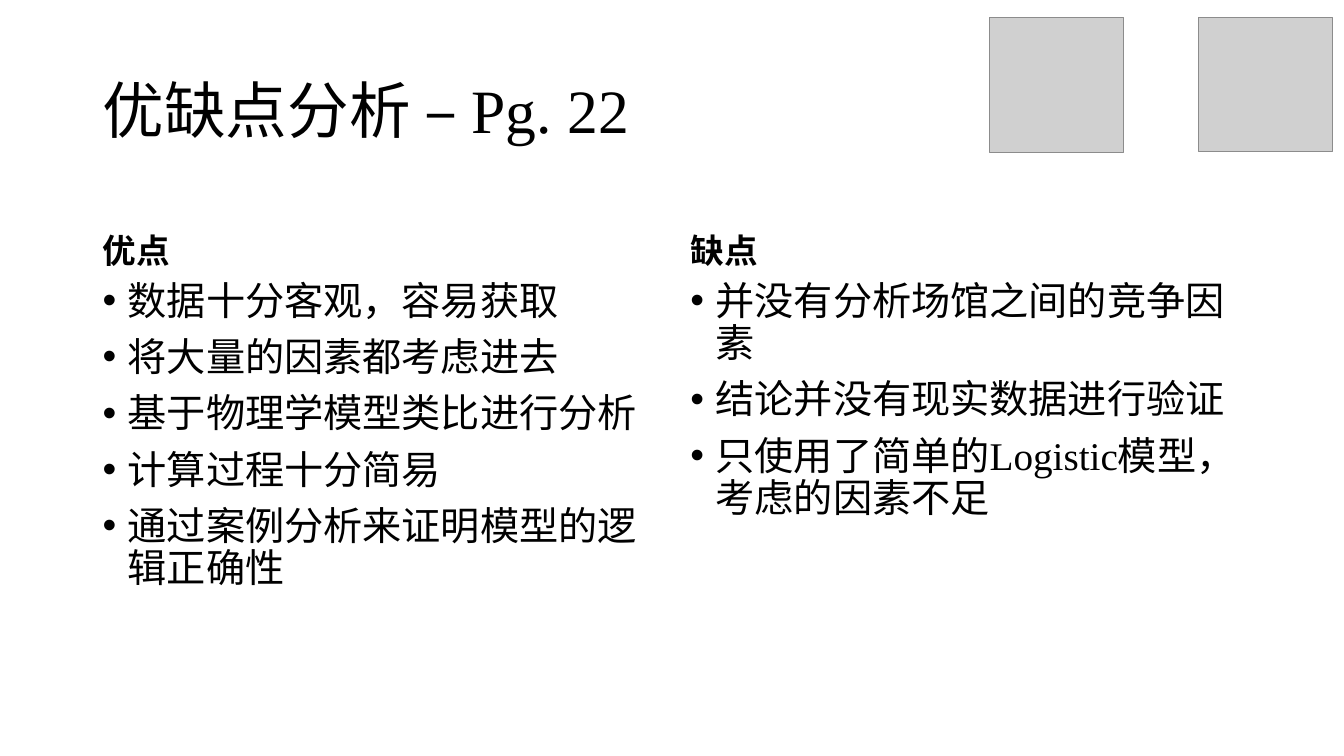
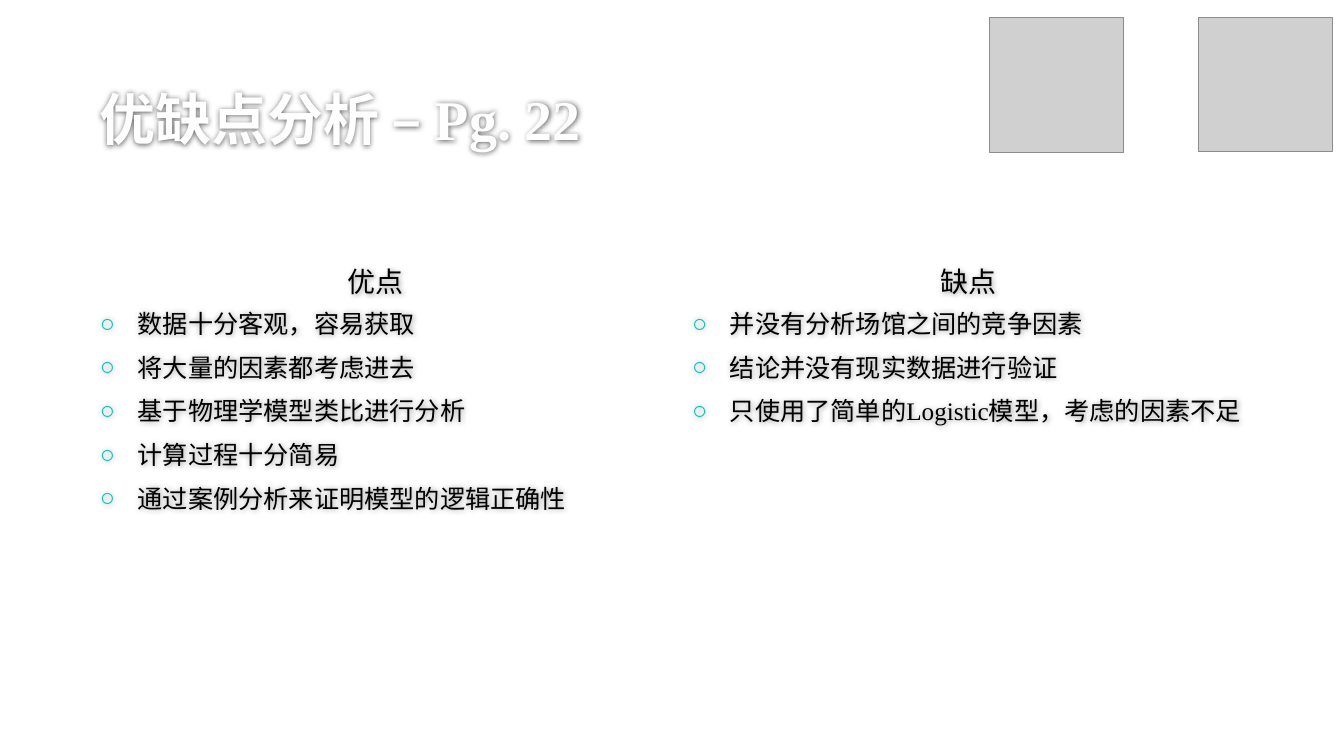
Before and after one commit to stOOrz-Science-Mind/2019_HiMCM_A_10006, a slide deck: slide 43 of 10005.pptx (slide 42 before the commit). Drawn at 1344x756 pixels with LibreOffice and Linux fonts; fonts in the diff are those of the drawing; grey boxes stand for pictures; background and template pictures are left out. Boxes give left, top, right and bottom in pixels: in the first picture for what was removed or moved away, otherwise in the second. Text is boxed around its words. In the diff, an @@ line names an element or a change of style, - is before the commit and + after.

```diff
--- a/10005.pptx
+++ b/10005.pptx
@@ title "优缺点分析 – Pg. 22": place and size @@
-title "优缺点分析 – Pg. 22" at bbox=[103, 81, 629, 144]
+title "优缺点分析 – Pg. 22" at bbox=[99, 92, 581, 150]
@@ title "优缺点分析 – Pg. 22" at bbox=[99, 92, 581, 150]: size 44 to 40 pt, text colour #000000 to #FEFEFE, bold on; line spacing 0.9 to 1; vertical alignment middle to bottom @@
@@ text "优点": place and size @@
-text "优点" at bbox=[103, 234, 170, 266]
+text "优点" at bbox=[348, 268, 404, 295]
@@ text "优点" at bbox=[348, 268, 404, 295]: size 24 to 20 pt, bold off; alignment left to centre; line spacing 0.9 to 1 @@
@@ text "缺点" at bbox=[940, 268, 996, 294]: size 24 to 20 pt, bold off; alignment left to centre; line spacing 0.9 to 1 @@
@@ text "缺点": place and size @@
-text "缺点" at bbox=[690, 234, 757, 266]
+text "缺点" at bbox=[940, 268, 996, 294]
@@ text "数据十分客观，容易获取": place and size @@
-text "数据十分客观，容易获取" at bbox=[128, 281, 637, 585]
+text "数据十分客观，容易获取" at bbox=[138, 311, 566, 510]
@@ text "数据十分客观，容易获取" at bbox=[138, 311, 566, 510]: size 28 to 18 pt; bullet • to ○; line spacing 0.9 to 1 @@
@@ text "并没有分析场馆之间的竞争因素" at bbox=[730, 311, 1241, 426]: size 28 to 18 pt; bullet • to ○; line spacing 0.9 to 1 @@
@@ text "并没有分析场馆之间的竞争因素": place and size @@
-text "并没有分析场馆之间的竞争因素" at bbox=[716, 282, 1236, 515]
+text "并没有分析场馆之间的竞争因素" at bbox=[730, 311, 1241, 426]
```
Also in this commit, not shown: 43 other slides changed, 1 slide added.
